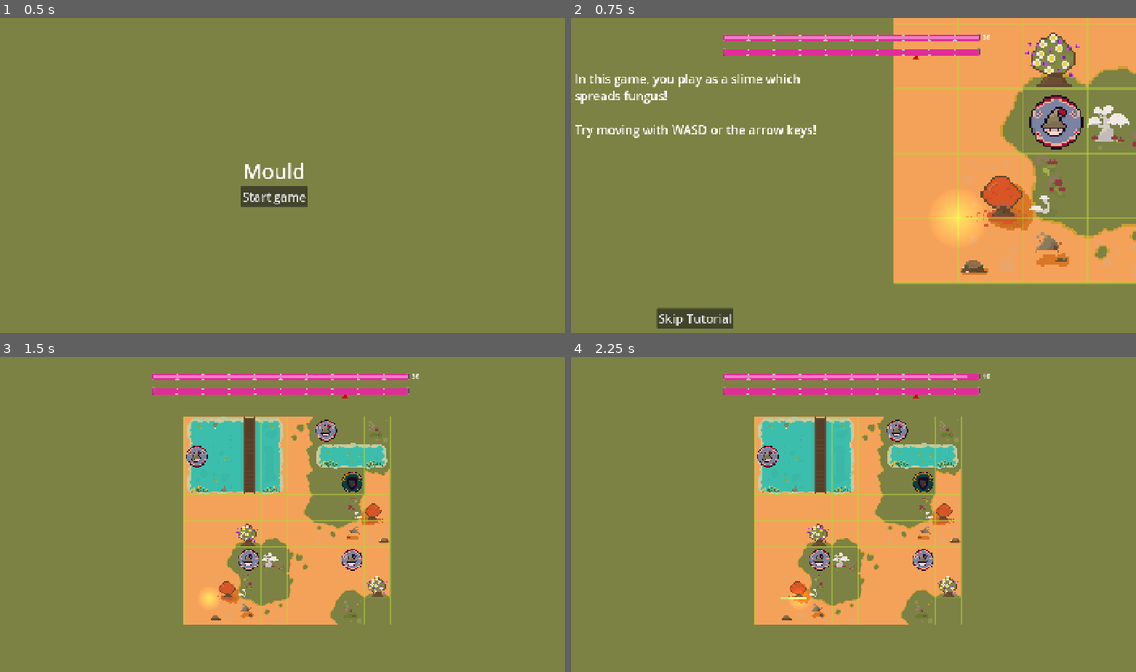
Above: before the commit, frames 1-4 (two rows, left to right).
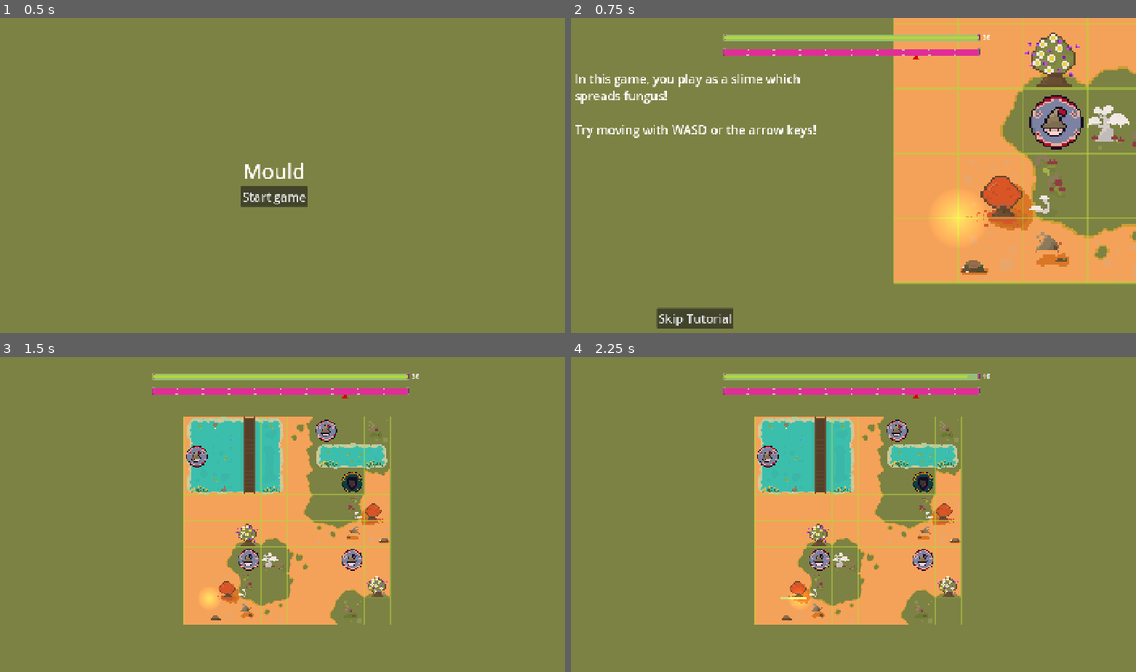
Above: after the commit, the same moments.

Repository: Sooshimi/mould
Game: Godot game, scene res://scenes/main.tscn
Two runs of this game, one before a commit and one after it. Both use one fixed random seed, a clock stepped at 60 frames per second and the inputs below. Sound files missing from this copy of the repository are replaced by a short silence.
Inputs:
- Up to frame 1 (0.5 s): no input
- Up to frame 2 (0.75 s): click "Start game" at 0.5 s
- Up to frame 3 (1.5 s): click "Skip Tutorial" at 1.25 s
- Up to frame 4 (2.25 s): tap Enter at 2 s; hold D (right) from 2.03 s (still down)

Frame 1 is identical in both runs. In frame 2, 0.9% of the frame differs, in the area x 26-73%, y 5-8%; in frame 3, 0.9%; in frame 4, 0.9%.

Commit message:
update hp bar

Diff:
--- a/scenes/ui/ui.tscn
+++ b/scenes/ui/ui.tscn
@@ -1,7 +1,9 @@
-[gd_scene load_steps=5 format=3 uid="uid://bnx3m6tx4tt5v"]
+[gd_scene load_steps=7 format=3 uid="uid://bnx3m6tx4tt5v"]
 
 [ext_resource type="Script" uid="uid://ft1a6nxi1yq5" path="res://scripts/ui/ui.gd" id="1_u7n8c"]
 [ext_resource type="Texture2D" uid="uid://dph27g2od80rl" path="res://assets/progress_bar_tube.png" id="2_0dwhk"]
+[ext_resource type="Texture2D" uid="uid://bbburn0ogctxo" path="res://assets/Health_bar_tube.png" id="2_pfayw"]
+[ext_resource type="Texture2D" uid="uid://beg4ji1furj54" path="res://assets/Health_bar_inner.png" id="3_7vp6q"]
 [ext_resource type="Texture2D" uid="uid://cvu4mowx3dwha" path="res://assets/moveable_progress_bar.png" id="3_pfayw"]
 [ext_resource type="Texture2D" uid="uid://duy7kh7cmgnck" path="res://assets/target_arrow.png" id="4_g5kmx"]
 
@@ -26,8 +28,8 @@
 
 [node name="HPBar" type="TextureProgressBar" parent="TopBar/HBoxContainer"]
 layout_mode = 2
-texture_under = ExtResource("2_0dwhk")
-texture_progress = ExtResource("3_pfayw")
+texture_under = ExtResource("2_pfayw")
+texture_progress = ExtResource("3_7vp6q")
 
 [node name="HPLabel" type="Label" parent="TopBar/HBoxContainer"]
 layout_mode = 2
Binary file added: assets/Health_bar_inner.png
Not shown, added: assets/Health_bar_inner.png.import
Binary file added: assets/Health_bar_tube.png
Not shown, added: assets/Health_bar_tube.png.import
